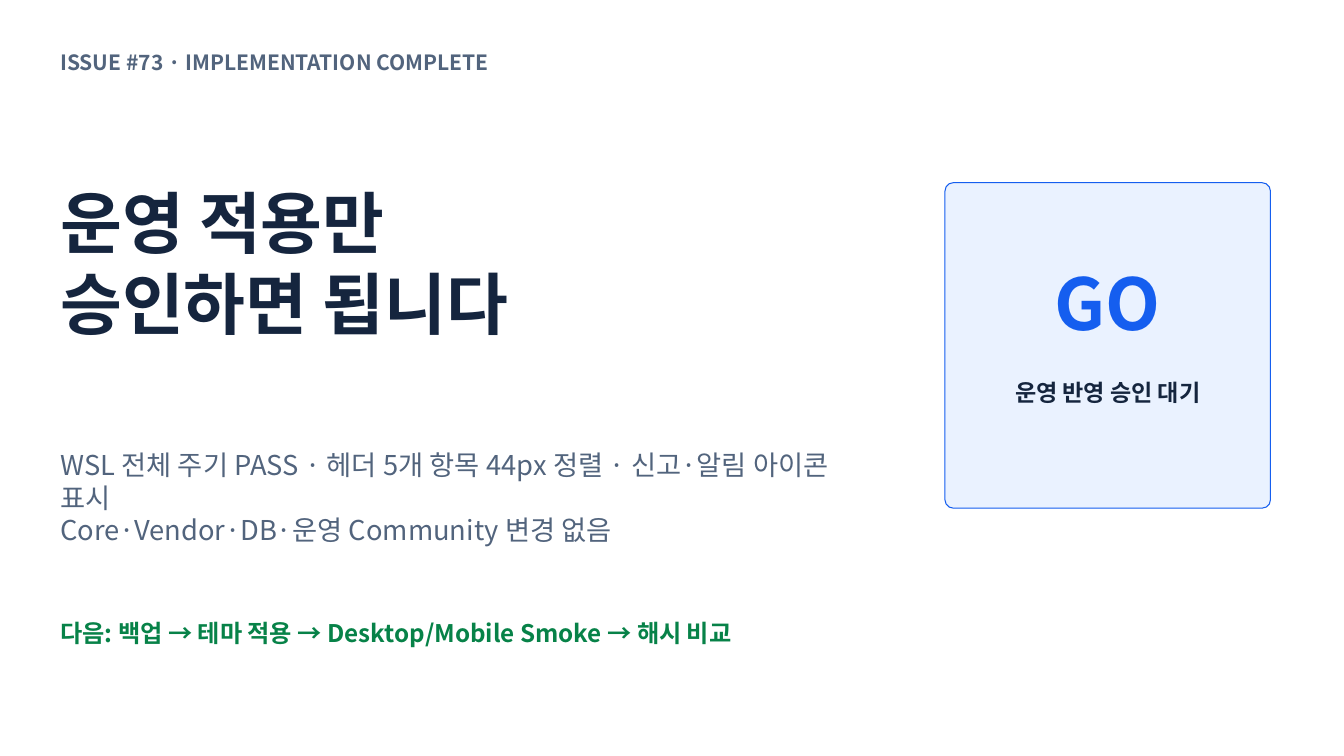
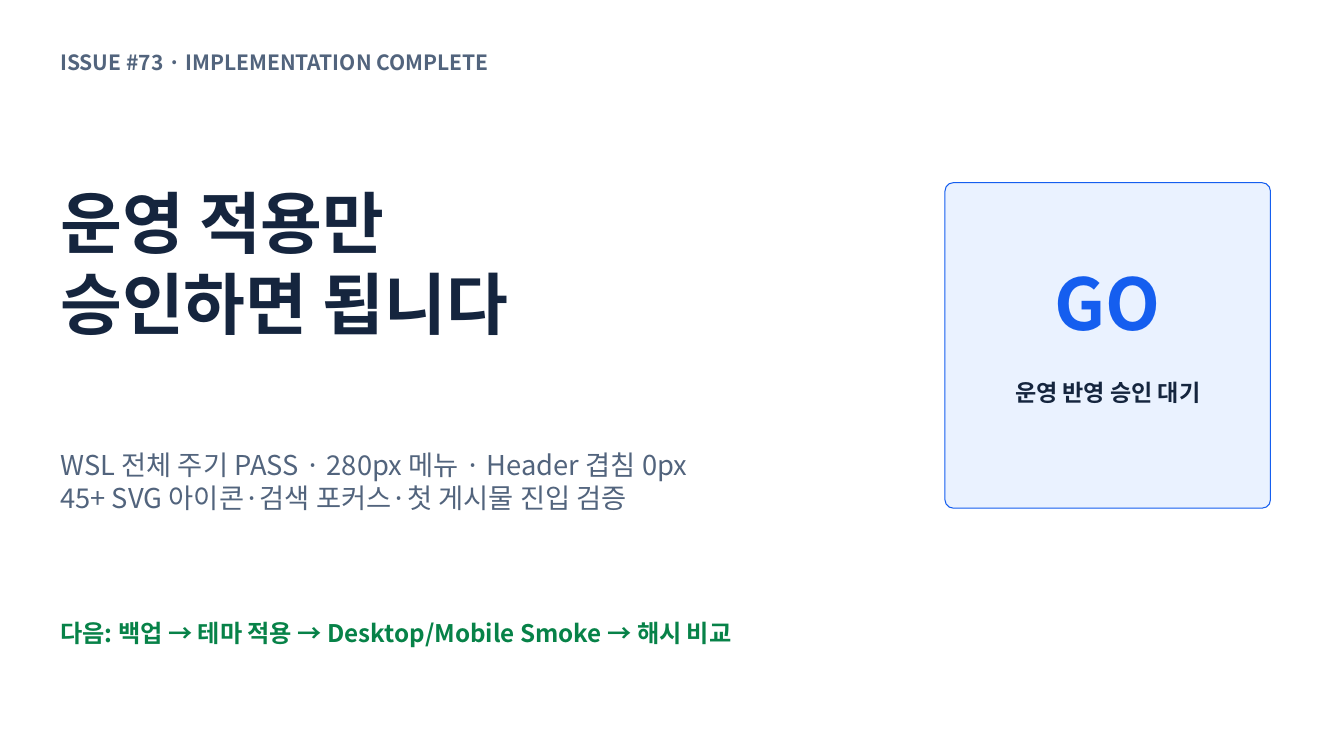
Before and after one commit to ablecloud-team/ablestack-techflow, a slide deck: slide 10 of output/presentation/techflow-community-ui-modernization.pptx. Drawn at 1344x756 pixels with LibreOffice and Linux fonts; fonts in the diff are those of the drawing. Boxes give left, top, right and bottom in pixels: in the first picture for what was removed or moved away, otherwise in the second. Text is boxed around its words. In the diff, an @@ line names an element or a change of style, - is before the commit and + after.

Commit message:
Community 아이콘과 상세 탐색 사용성 개선

```diff
--- a/output/presentation/techflow-community-ui-modernization.pptx
+++ b/output/presentation/techflow-community-ui-modernization.pptx
@@ text at [60,452,687,510]: text changed @@
-WSL 전체 주기 PASS · 헤더 5개 항목 44px 정렬 · 신고·알림 아이콘 표시
-Core·Vendor·DB·운영 Community 변경 없음
+WSL 전체 주기 PASS · 280px 메뉴 · Header 겹침 0px
+45+ SVG 아이콘·검색 포커스·첫 게시물 진입 검증
```
Also in this commit, not shown: 4 other slides changed, 1 slide added, 1 slide removed, 13 other files.
